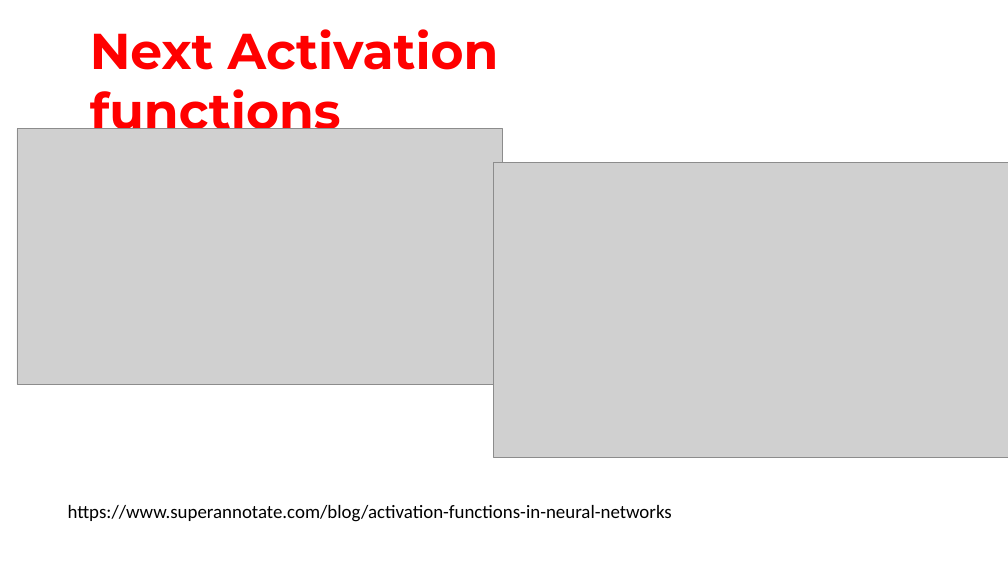
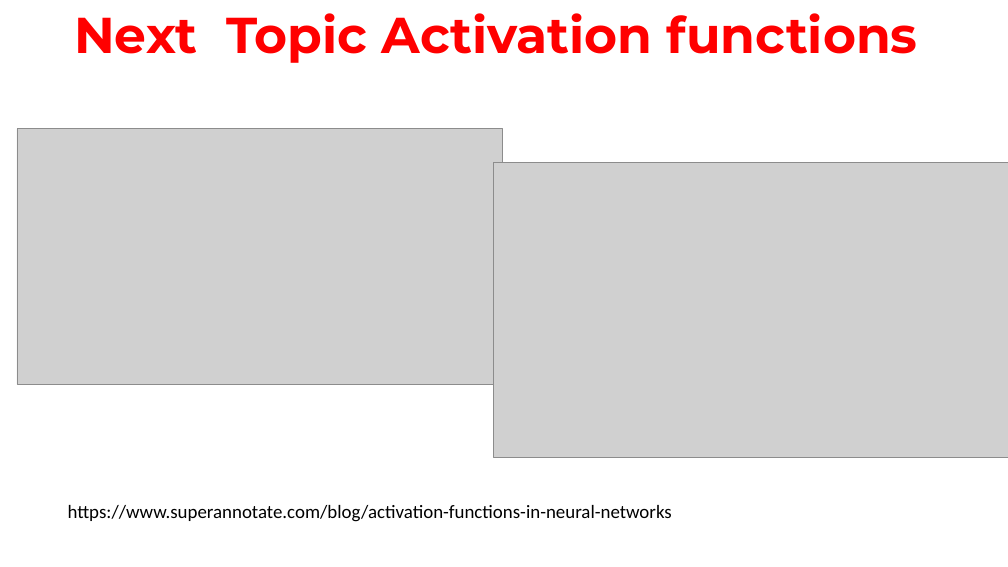
Before and after one commit to shahil04/ds_materials, a slide deck: slide 23 of 9.Deep_learning/class_1_module_9_deep learning__introduction.pptx. Drawn at 1008x567 pixels with LibreOffice and Linux fonts; fonts in the diff are those of the drawing; grey boxes stand for pictures. Boxes give left, top, right and bottom in pixels: in the first picture for what was removed or moved away, otherwise in the second. Text is boxed around its words. In the diff, an @@ line names an element or a change of style, - is before the commit and + after.

```diff
--- a/9.Deep_learning/class_1_module_9_deep learning__introduction.pptx
+++ b/9.Deep_learning/class_1_module_9_deep learning__introduction.pptx
@@ text at bbox=[74, 13, 918, 63]: text changed @@
-  Next Activation functions
+  Next Topic Activation functions
```
Also in this commit, not shown: 3 other slides changed, 40 other files.
